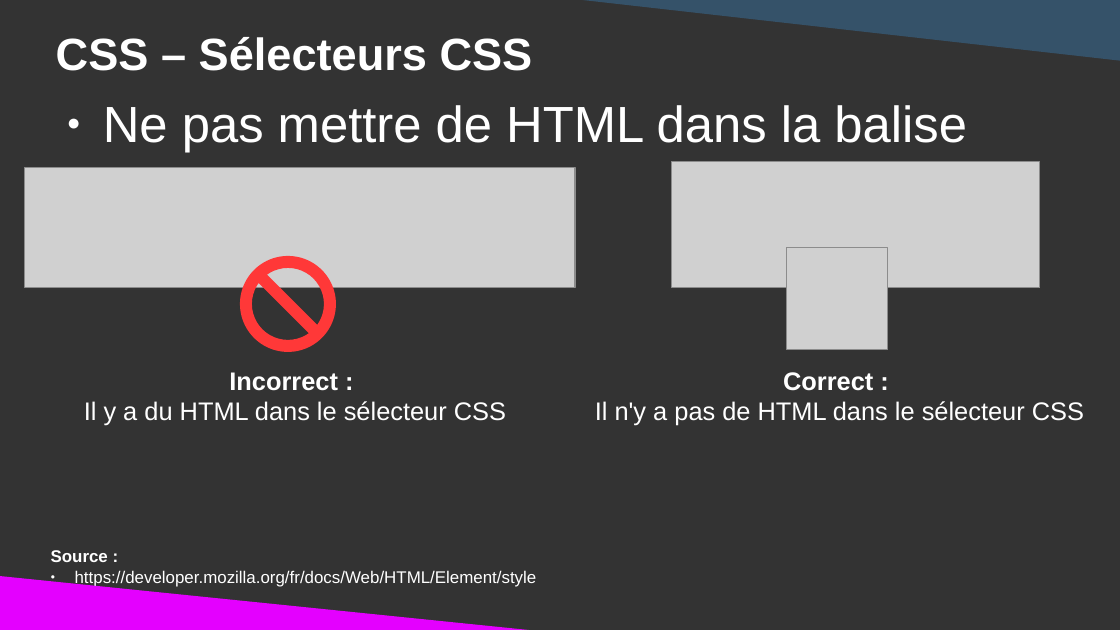
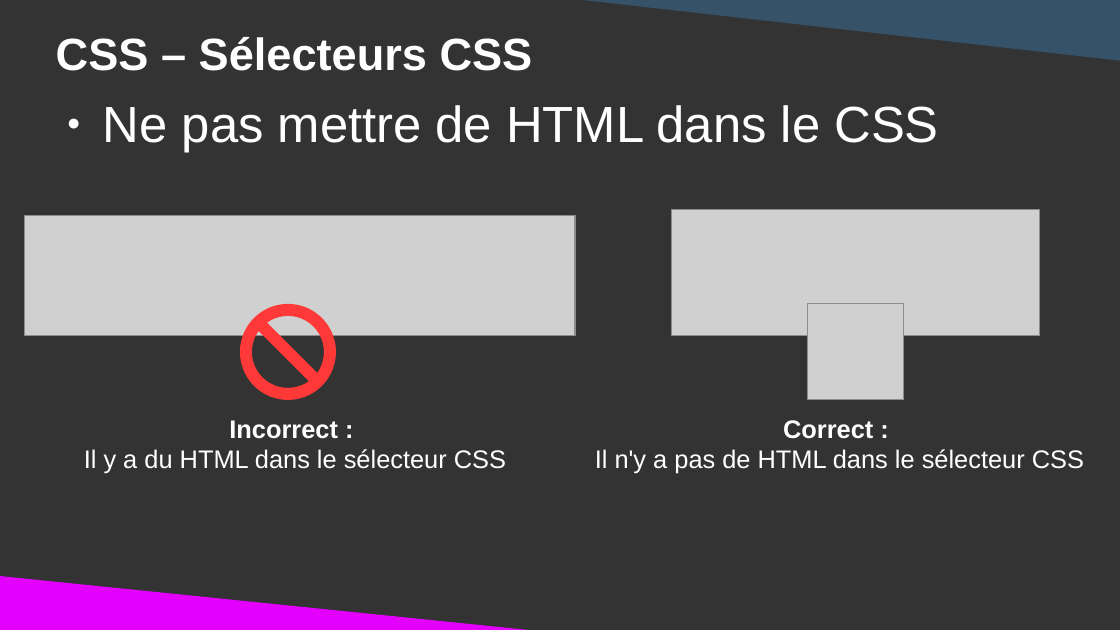
Before and after one commit to DanYellow/cours, a slide deck: slide 40 of integration-web-s1/travaux-pratiques/numero-3/presentation.odp (slide 39 before the commit). Drawn at 1120x630 pixels with LibreOffice and Linux fonts; fonts in the diff are those of the drawing; grey boxes stand for pictures. Boxes give left, top, right and bottom in pixels: in the first picture for what was removed or moved away, otherwise in the second. Text is boxed around its words. In the diff, an @@ line names an element or a change of style, - is before the commit and + after.

```diff
--- a/integration-web-s1/travaux-pratiques/numero-3/presentation.odp
+++ b/integration-web-s1/travaux-pratiques/numero-3/presentation.odp
@@ text at (x1=103, y1=105, x2=938, y2=153): text changed @@
-● Ne pas mettre de HTML dans la balise
+● Ne pas mettre de HTML dans le CSS
@@ picture resized from (x1=787, y1=248, x2=888, y2=350) to (x1=672, y1=210, x2=1040, y2=336) @@
@@ 2 texts, 1 picture, 1 no-entry sign moved together from (x1=24, y1=168, x2=1084, y2=426) to (x1=24, y1=216, x2=1084, y2=474) @@
@@ picture resized from (x1=672, y1=162, x2=1040, y2=288) to (x1=808, y1=304, x2=904, y2=399) @@
@@ text removed at (x1=51, y1=550, x2=537, y2=587) @@
-Source :
-● https://developer.mozilla.org/fr/docs/Web/HTML/Element/style
```
Also in this commit, not shown: 48 other slides changed, 1 slide added, 1 slide removed, 3 other files.
